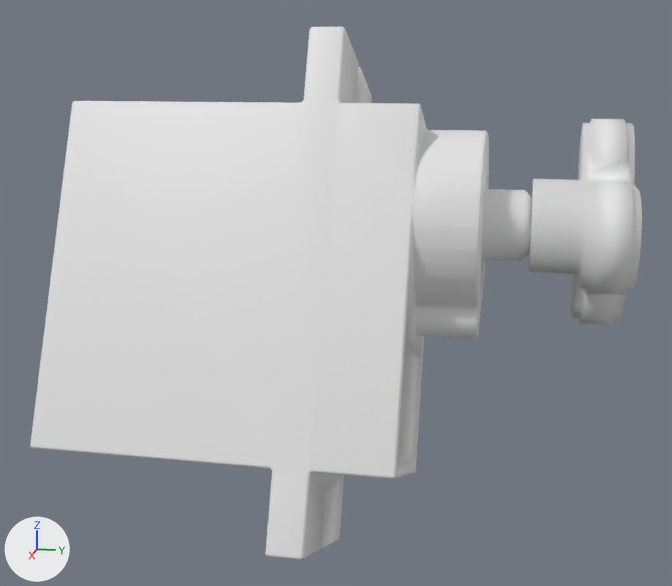
Two versions of the OBJ model rsc/morphLynX/meshes/R-SUCTION.obj, one commit apart.
One viewpoint serves both versions: a 50 mm camera at (0.0608, -0.0027, 0.0101) aimed at (0.002, -0.0144, -0.0046). The lights are fixed; the arrows at lower left show +X, +Y and +Z. Where no turn or scale is listed for an object, it has been applied to the vertices.

The older version as bpy lines, for what is in view:
```python
me_r_suction = bpy.data.meshes.new('R-SUCTION')
me_r_suction.from_pydata(...)  # 1663 vertices, 3322 faces; spans x -0.0097..0.0138, y -0.0318..0.004, z -0.0221..0.0124
me_r_suction.polygons.foreach_set('use_smooth', [True] * 3322)
ob_r_suction = bpy.data.objects.new('R-SUCTION', me_r_suction)
ob_r_suction.location = (0.0, 0.0, 0.0)
```
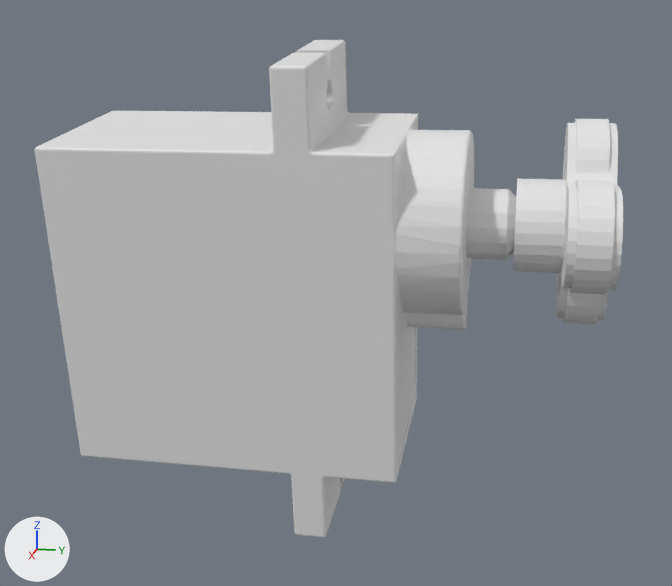
Diff of the bpy script that builds the scene:
```diff
--- a/rsc/morphLynX/meshes/R-SUCTION.obj.py
+++ b/rsc/morphLynX/meshes/R-SUCTION.obj.py
@@ me_r_suction @@
 # used by ob_r_suction; location = (0.0, 0.0, 0.0)
-me_r_suction.from_pydata(...)  # 1663 vertices, 3322 faces; spans x -0.0097..0.0138, y -0.0318..0.004, z -0.0221..0.0124
+me_r_suction.from_pydata(...)  # 1663 vertices, 3322 faces; spans x -0.009..0.0075, y -0.0328..0.003, z -0.0221..0.0117
+# me_r_suction part 1: the loose piece of 1173 vertices spanning x -0.0097..0.0138, y -0.0318..-0.002, z -0.0221..0.0124 is rebuilt with 1173 vertices and now spans x -0.009..0.0075, y -0.0328..-0.003, z -0.0221..0.0117
+# me_r_suction part 2: the loose piece of 490 vertices spanning x -0.0054..0.0073, y -0.002..0.004, z -0.0068..0.0067 is rebuilt with 490 vertices and now spans x -0.0054..0.0073, y -0.003..0.003, z -0.0068..0.0067
+# me_r_suction part 3: the surface is now shaded flat
```

Pixel boxes (x1, y1, x2, y2) of what changed, in the pictures (672 x 586 px):
'R-SUCTION', reshaped (7% shorter)
    before: (30, 27, 642, 560)
    after: (35, 40, 623, 538)
part 1 of me_r_suction, rebuilt (7% shorter)
    before: (30, 27, 532, 560)
    after: (35, 40, 516, 538)
part 2 of me_r_suction, rebuilt
    before: (529, 119, 642, 325)
    after: (513, 119, 623, 324)
